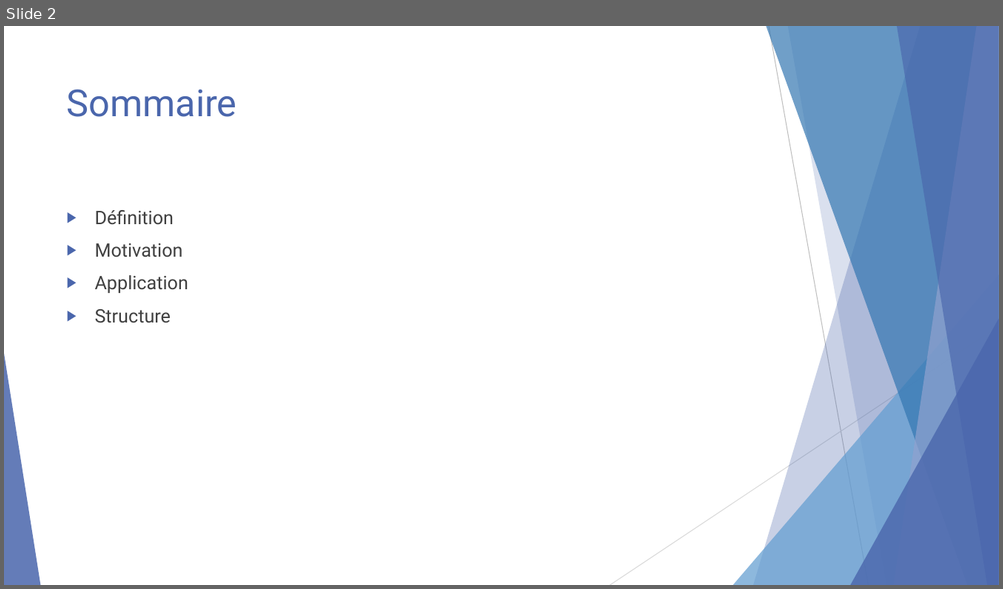
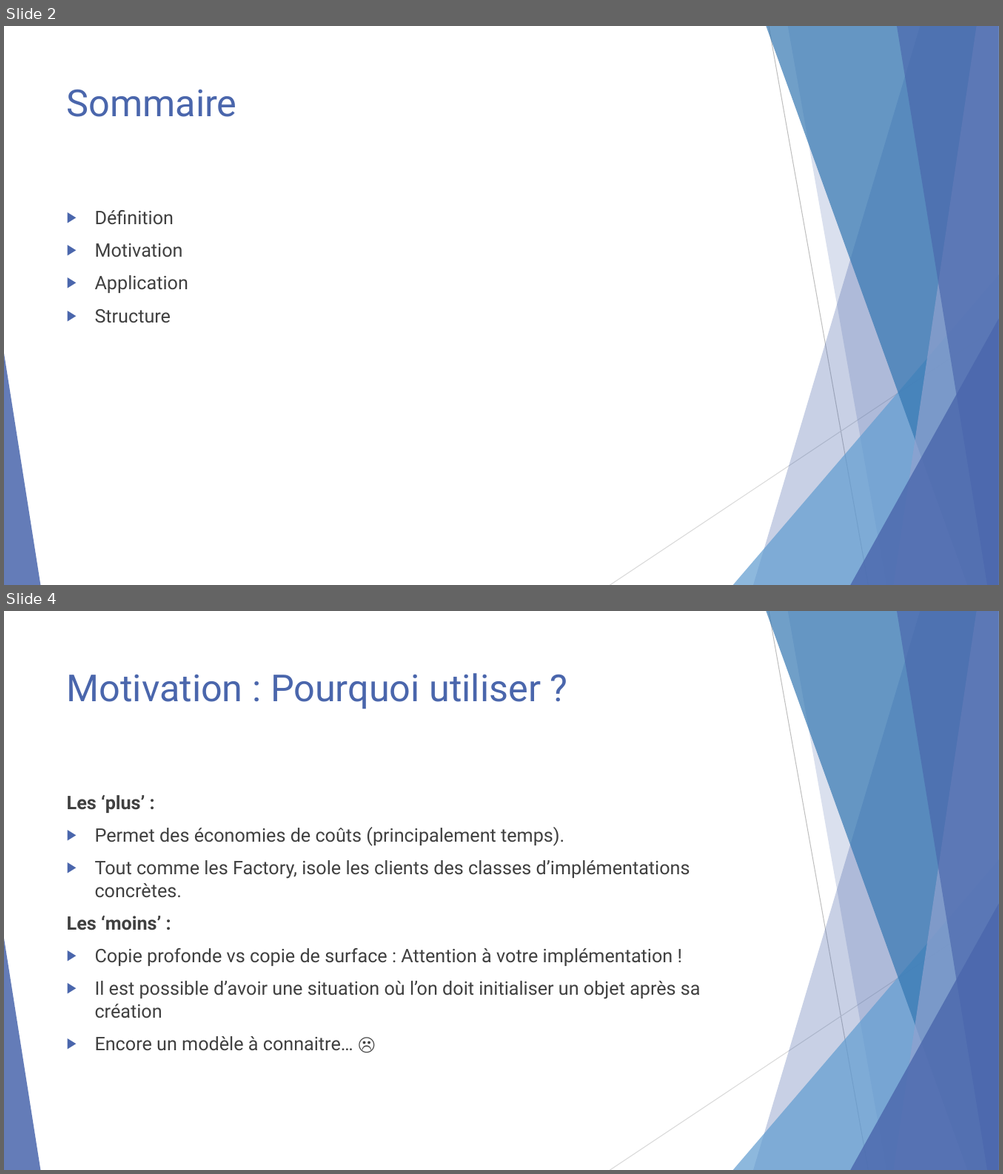
Before and after one commit to mberthouzoz/Tapy, a slide deck: Presentation/Prototype.pptx. Shown one above the other, each under a label of ours: slide 2 before the commit, slides 2 and 4 after it; the slides between them are not shown. The pictures are 1003x589 and 1003x1174 pixels, drawn with LibreOffice and Linux fonts; fonts in the diff are those of the drawing. Boxes give left, top, right and bottom in pixels: in the first picture for what was removed or moved away, otherwise in the second. Text is boxed around its words. In the diff, an @@ line names an element or a change of style, - is before the commit and + after.

```diff
--- a/Presentation/Prototype.pptx
+++ b/Presentation/Prototype.pptx
@@ slide 4 added at box(4, 611, 999, 1170), background #FFFFFF; not listed: 10 template elements that a slide beside it also shows @@
@@ title added at box(67, 673, 540, 709), 36 pt, text #4A66AC @@
+Motivation : Pourquoi utiliser ?
@@ text added at box(67, 795, 700, 1051), 18 pt, text #404040 @@
+Les ‘plus’ :
+▶ Permet des économies de coûts (principalement temps).
+▶ Tout comme les Factory, isole les clients des classes d’implémentations concrètes.
+Les ‘moins’ :
+▶ Copie profonde vs copie de surface : Attention à votre implémentation !
+▶ Il est possible d’avoir une situation où l’on doit initialiser un objet après sa création
+▶ Encore un modèle à connaitre… ☹
```
Also in this commit, not shown: 1 slide changed, 2 other slides added, 2 slides removed.
